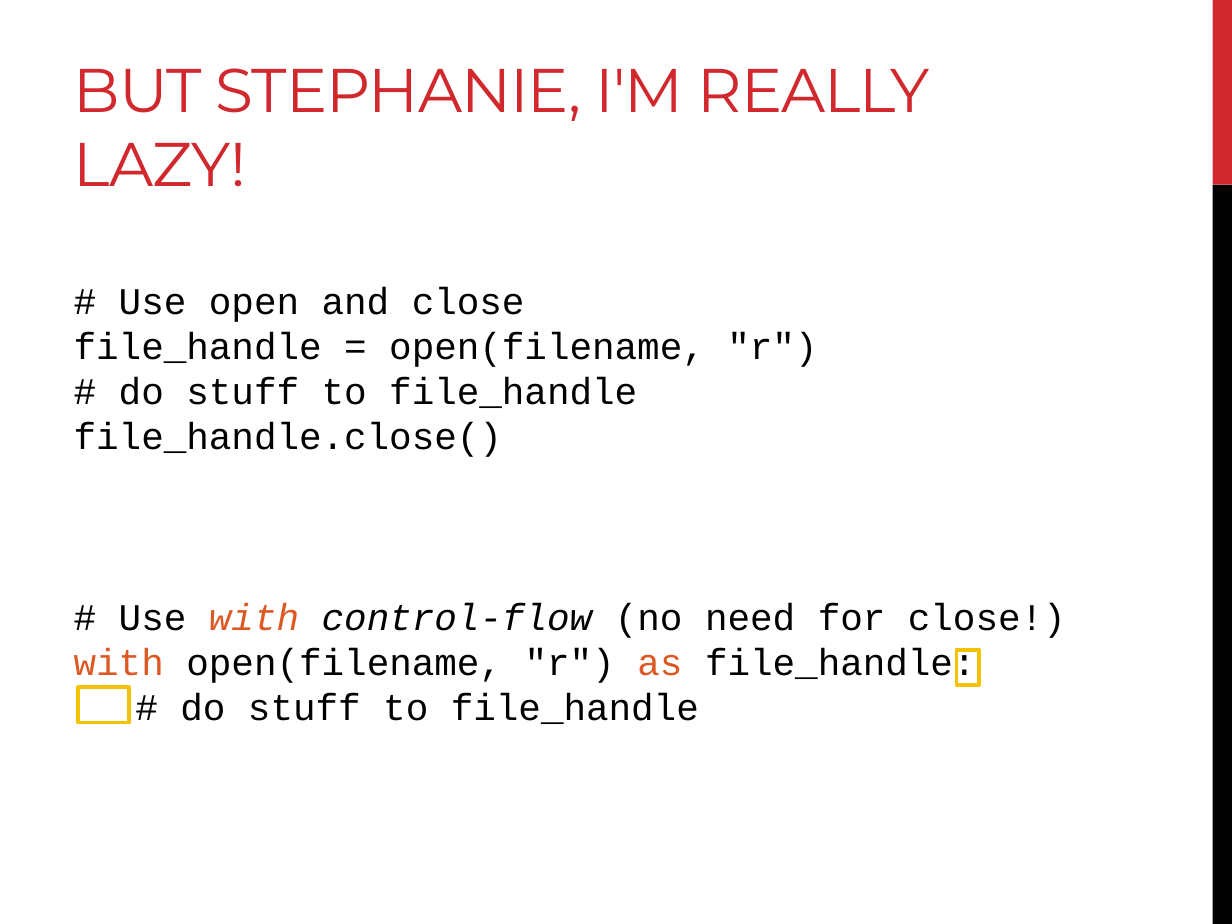
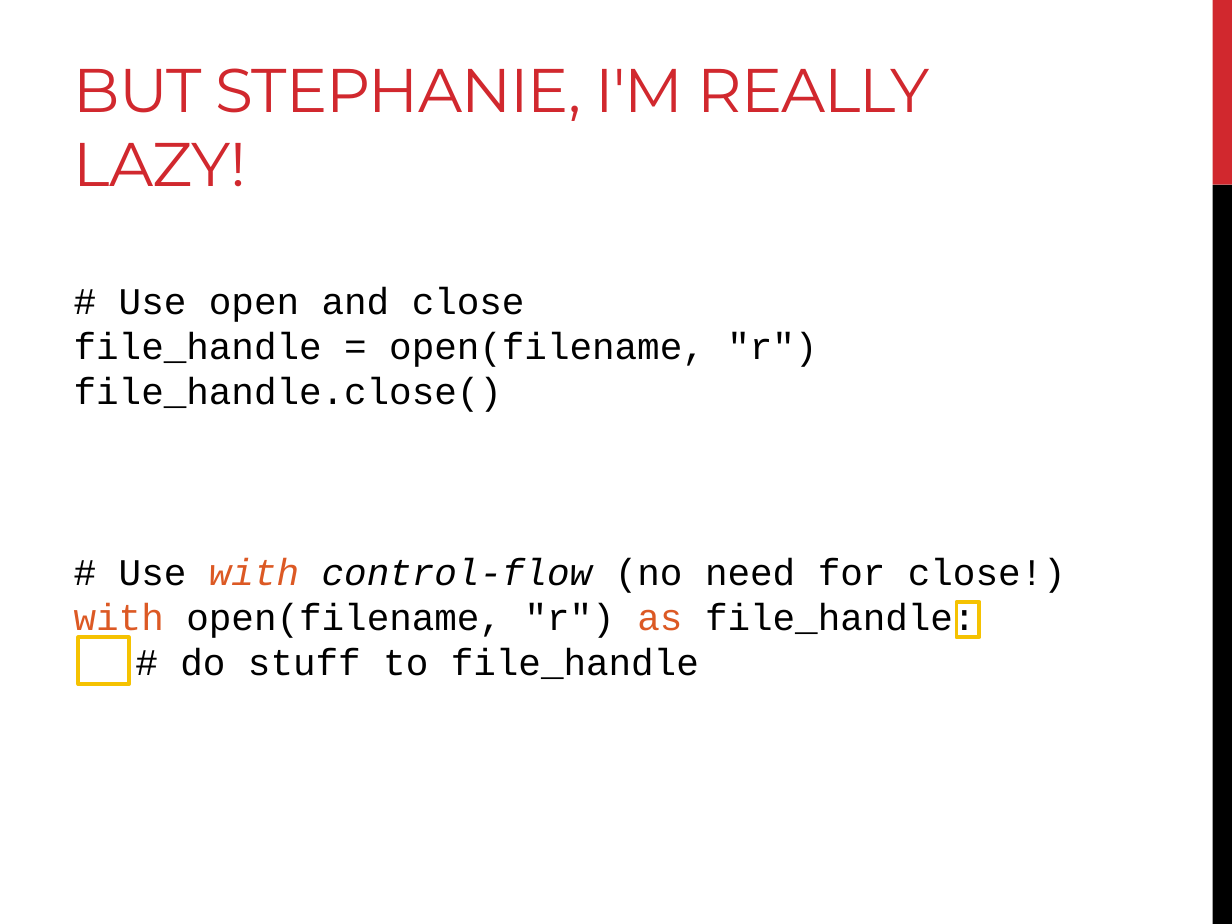
Before and after one commit to BjornFJohansson/ccbb_bigdata2015_python, a slide deck: slide 46 of slides/day3_slides.pptx (slide 42 before the commit). Drawn at 1232x924 pixels with LibreOffice and Linux fonts; fonts in the diff are those of the drawing. Boxes give left, top, right and bottom in pixels: in the first picture for what was removed or moved away, otherwise in the second. Text is boxed around its words. In the diff, an @@ line names an element or a change of style, - is before the commit and + after.

```diff
--- a/slides/day3_slides.pptx
+++ b/slides/day3_slides.pptx
@@ text at (119, 377, 637, 408): paragraph removed @@
-# do stuff to file_handle
@@ rectangle: place and size @@
-rectangle at (956, 649, 979, 685)
+rectangle at (956, 602, 979, 638)
@@ rectangle: place and size @@
-rectangle at (79, 687, 129, 723)
+rectangle at (79, 637, 129, 684)
```
Also in this commit, not shown: 6 other slides changed, 4 slides added, 1 slide removed, 7 other files.
